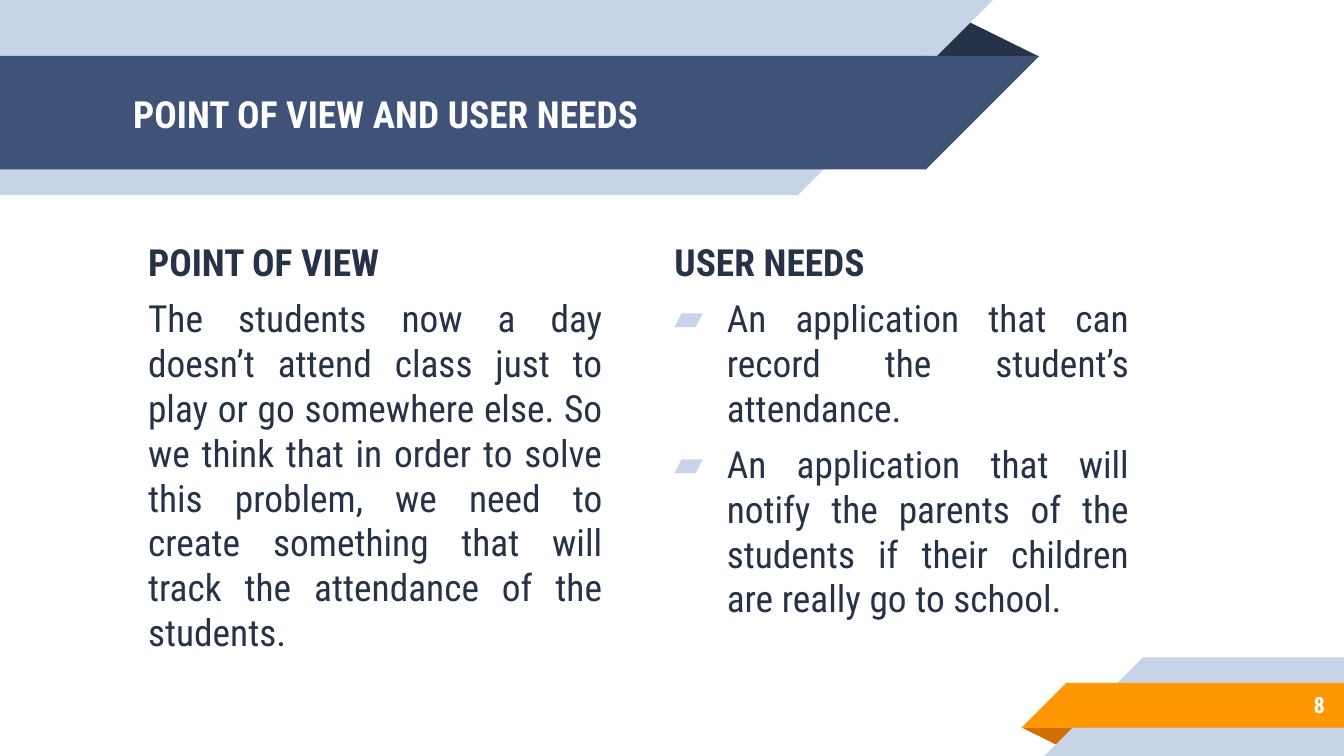
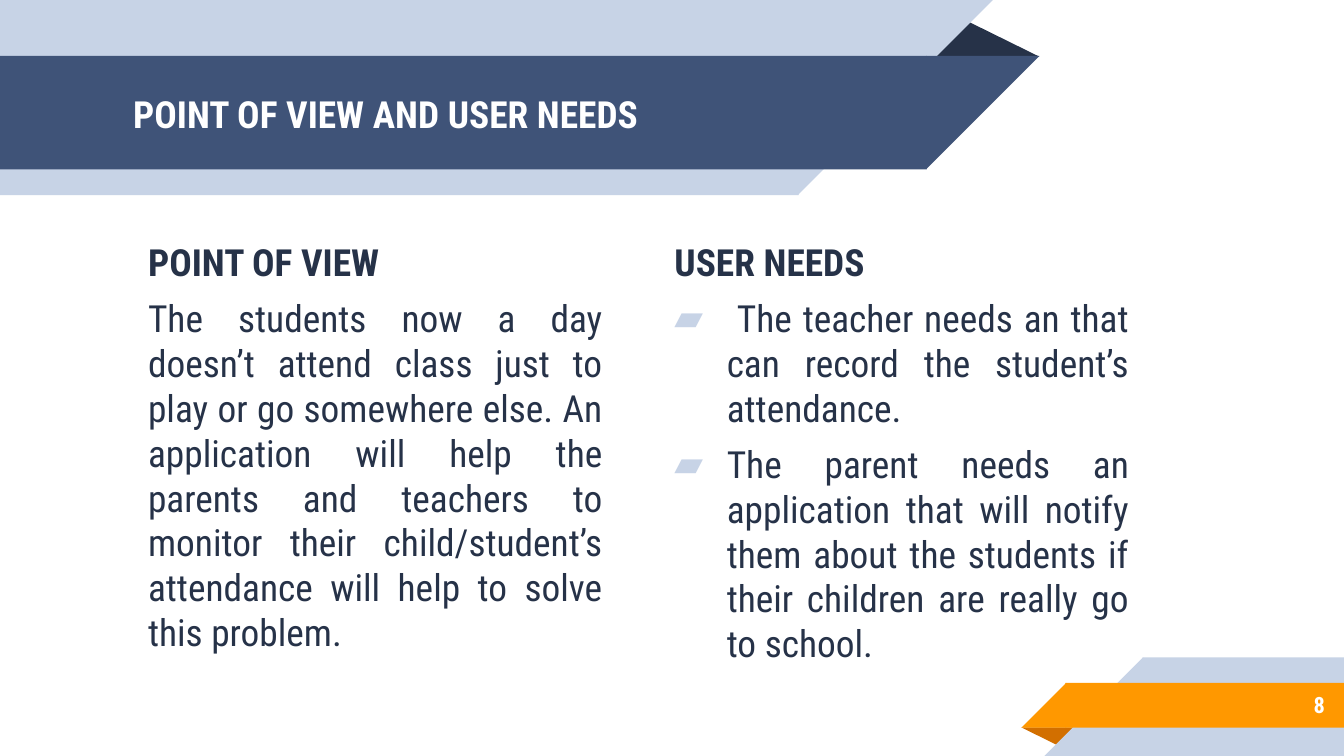
Before and after one commit to ctcambaliza/lab1, a slide deck: slide 8 of USERDES-PPT-FINAL.pptx. Drawn at 1344x756 pixels with LibreOffice and Linux fonts; fonts in the diff are those of the drawing. Boxes give left, top, right and bottom in pixels: in the first picture for what was removed or moved away, otherwise in the second. Text is boxed around its words. In the diff, an @@ line names an element or a change of style, - is before the commit and + after.

```diff
--- a/USERDES-PPT-FINAL.pptx
+++ b/USERDES-PPT-FINAL.pptx
@@ text at [148, 304, 603, 609]: text changed @@
-The students now a day doesn’t attend class just to play or go somewhere else. So we think that in order to solve this problem, we need to create something that will track the attendance of the students.
+The students now a day doesn’t attend class just to play or go somewhere else. An application will help the parents and teachers to monitor their child/student’s attendance will help to solve this problem.
@@ text at [727, 304, 1129, 620]: text changed @@
-▰ An application that can record the student’s attendance.
-▰ An application that will notify the parents of the students if their children are really go to school.
+▰ The teacher needs an that can record the student’s attendance.
+▰ The parent needs an application that will notify them about the students if their children are really go to school.
```
Also in this commit, not shown: 1 other slide changed.
